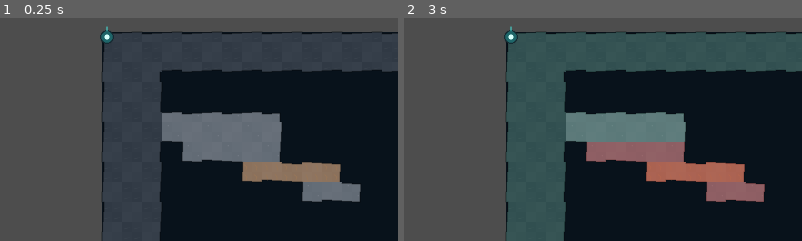
Above: before the commit, frames 1-2 (left to right).
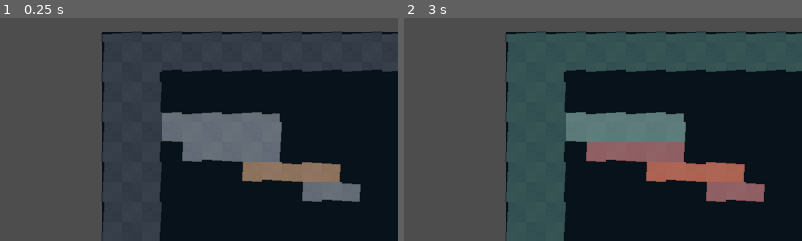
Above: after the commit, the same moments.

Repository: devjonathan1999-del/Project-Digger
Game: Godot game, scene res://scenes/main.tscn
The game is run twice, just before and just after one commit, with the same random seed, the same clock (stepped at 60 frames per second) and the same inputs.
Inputs:
- Up to frame 1 (0.25 s): no input
- Up to frame 2 (3 s): click "1 Creuser" at 0.5 s; click "2 Déplacer" at 1.25 s; click "3 Fusionner" at 2 s; click "Préparer" at 2.75 s
The pictures show only the part of the screen within x 9-59%, y 18-68%; the shares and areas given below are measured in that part.

The runs differ from the first frame. In frame 1, 0.2% of the frame differs, in the area x 25-29%, y 3-12%; in frame 2, 0.1%.

Commit message:
feat: configure cave depth and ancient visual state

Diff:
--- a/src/vertical_slice.gd
+++ b/src/vertical_slice.gd
@@ -2,7 +2,9 @@
 
 const VisualProfile := preload("res://src/view/terrain_visual_profile.gd")
 
+@onready var cave_backdrop = $CaveBackdrop
 @onready var terrain_renderer: TerrainRenderer = $TerrainRenderer
+@onready var ancient_overlay = $AncientOverlay
 @onready var game_camera: GameCamera = $GameCamera
 @onready var game_input: GameInput = $GameInput
 @onready var hud: DiggerHUD = $HUD
@@ -34,7 +36,10 @@
 		6
 	)
 
+	cave_backdrop.configure(Vector2i(model.width, model.height), TerrainRenderer.CELL_SIZE)
 	terrain_renderer.set_model(model)
+	ancient_overlay.configure(_layout_data["ancient_path"], _layout_data["relay_pos"], TerrainRenderer.CELL_SIZE)
+	ancient_overlay.set_connected(controller.relay_connected)
 	game_camera.set_focus_cell(_layout_data["spawn_focus"], TerrainRenderer.CELL_SIZE)
 	game_input.configure(terrain_renderer)
 
@@ -85,6 +90,7 @@
 		_clear_selection()
 		terrain_renderer.queue_redraw()
 		hud.set_relay_connected(controller.relay_connected)
+		ancient_overlay.set_connected(controller.relay_connected)
 
 func _on_dig_requested(cell: Vector2i) -> void:
 	if controller.state == SimulationController.PREPARE and controller.terrain_actions.dig(cell):
@@ -148,7 +154,9 @@
 	terrain_renderer.set_analysis(_stability.classify(model))
 	terrain_renderer.queue_redraw()
 	hud.set_energy(controller.terrain_actions.energy_remaining)
-	hud.set_relay_connected(_network.is_relay_connected(model, _layout_data["relay_source"], _layout_data["relay_pos"]))
+	var relay_connected := _network.is_relay_connected(model, _layout_data["relay_source"], _layout_data["relay_pos"])
+	hud.set_relay_connected(relay_connected)
+	ancient_overlay.set_connected(relay_connected)
 	_refresh_hover_context()
 
 func _on_state_changed(value: int) -> void:
@@ -165,6 +173,7 @@
 	terrain_renderer.queue_redraw()
 	terrain_renderer.animate_movements(movements)
 	hud.set_relay_connected(controller.relay_connected)
+	ancient_overlay.set_connected(controller.relay_connected)
 
 	if _is_exit_open():
 		_objective_reached = true
@@ -176,6 +185,7 @@
 	hud.set_energy(controller.cycle_energy)
 	hud.set_tool(game_input.active_tool)
 	hud.set_relay_connected(controller.relay_connected)
+	ancient_overlay.set_connected(controller.relay_connected)
 	terrain_renderer.set_prepare_mode(controller.state == SimulationController.PREPARE)
 	if _objective_reached:
 		hud.set_objective_text("Accès aux profondeurs ouvert — Vertical slice terminé")
